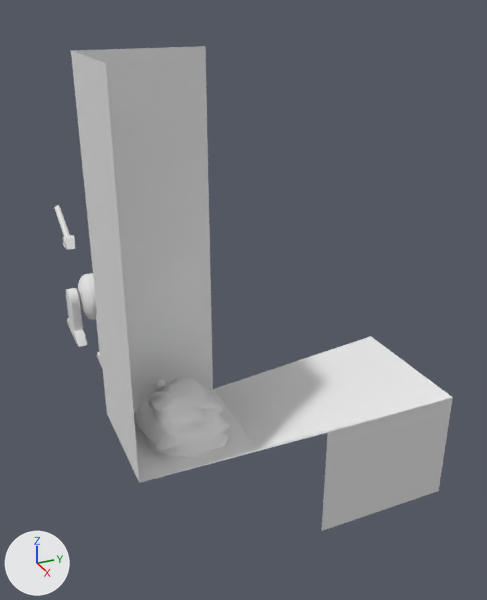
Before and after pictures for a commit that changed the Blender file industries/toyland/toffee_quarry.blend.
Both versions are drawn from a 50 mm lens placed at (9.07, -2.91, 6.74), pointed at (-2.33, 2.22, 1.05). Every picture has the same lights, and +X, +Y and +Z are marked at lower left.

Before the edit, the objects in view are built like this:
```python
me_cube = bpy.data.meshes.new('Cube')
me_cube.from_pydata(...)  # 153 vertices, 144 faces; spans x -0.656..0.76, y -0.712..0.714, z 0.0..0.781
me_cube.polygons.foreach_set('use_smooth', [True] * 144)
me_cube.materials.append(mat_toyland_cargo_toffee)
me_cylinder_007 = bpy.data.meshes.new('Cylinder.007')
me_cylinder_007.from_pydata(...)  # 320 vertices, 289 faces; spans x -0.5..0.5, y -0.5..0.5, z 0.0..0.824
me_cylinder_007.polygons.foreach_set('use_smooth', [True] * 289)
# faces by material slot: [257, 32]
me_cylinder_007.materials.append(mat_toyland_greylight)
me_cylinder_007.materials.append(mat_toyland_cc)
me_plane_002 = bpy.data.meshes.new('Plane.002')
me_plane_002.from_pydata(...)  # 4 vertices, 1 face; spans x -1.0..1.0, y -1.0..1.0, z 0.0
me_plane_002.materials.append(mat_special_shadowonlybackground)
# before: 0 (1.0, -1.0, 0.0) at pixel (139, 482), 1 (-1.0, -1.0, 0.0) at pixel (107, 414), 2 (1.0, 1.0, 0.0) at pixel (259, 449), 3 (-1.0, 1.0, 0.0) at pixel (212, 389)
ob_cube = bpy.data.objects.new('Cube', me_cube)
ob_cube.location = (0.0, 0.0, 0.0)
ob_cylinder_010 = bpy.data.objects.new('Cylinder.010', me_cylinder_007)
ob_cylinder_010.location = (-4.3, 0.0, 0.8)
ob_cylinder_010.rotation_euler = (1.571, 0.0, 0.0)  # degrees (90, 0, 0)
_m = ob_cylinder_010.modifiers.new('Mirror', 'MIRROR')
_m.use_axis = (False, False, True)
_m = ob_cylinder_010.modifiers.new('EdgeSplit', 'EDGE_SPLIT')
ob_plane = bpy.data.objects.new('Plane', me_plane_002)
ob_plane.location = (0.0, 0.0, 0.0)
# also in view: 'Cylinder.009' at (-4.3, 0.0, 0.52); 'Plane.004' at (1.0, 1.0, 3.0)
```
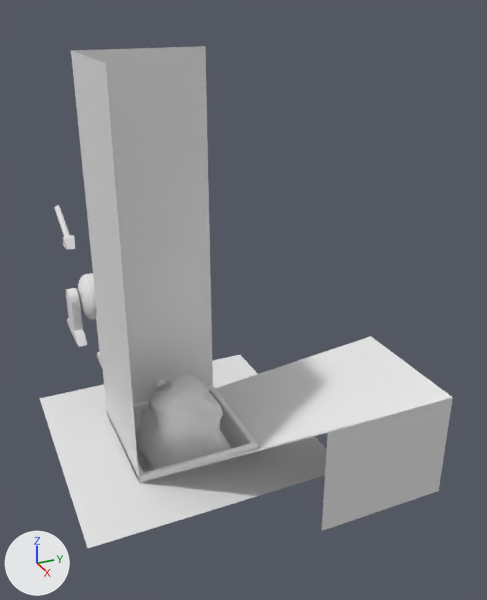
Pixel boxes [x1, y1, x2, y2] of what changed, in the pictures (487 x 600 px):
'Plane', reshaped
    before: [133, 389, 259, 483]
    after: [40, 355, 327, 548]
'Cube', mesh rescaled
    before: [134, 376, 231, 458]
    after: [135, 373, 231, 471]
'Plane.001', added
    after: [107, 385, 259, 483]

The change in detail:
me_cube has 153 vertices, 144 faces and spans x -0.656..0.76, y -0.712..0.714, z 0.0..0.781.
me_cube is used by ob_cube; location (0.0, 0.0, 0.0).
me_cube part 1: the whole mesh is scaled about its middle by (1, 1, 2), then moved by (0.0, 0.0, -0.3).
me_plane_002 has 4 vertices, 1 face and spans x -1.0..1.0, y -1.0..1.0, z 0.0.
me_plane_002 is used by ob_plane; location (0.0, 0.0, 0.0).
Verts and faces of me_plane_002; kept vertices keep their numbers, new ones are numbered from 4.
me_plane_002 no longer uses material mat_special_shadowonlybackground.
Part 2, on me_plane_002:
Faces deleted: (0, 2, 3, 1).
New vertex 4 is at (1.0, 2.0, 0.0).
New vertex 5 is at (1.0, -2.0, 0.0), pixel (72, 501).
New vertex 6 is at (-2.0, 2.0, 0.0), pixel (240, 354).
New vertex 7 is at (-2.0, -2.0, 0.0), pixel (39, 398).
New vertices 8 to 13 stand at vertices 0, 2, 4 to 7, in that order, plus (1.0, 0.0, 0.0).
New vertex 14 is at (-2.0, -1.0, 0.0), pixel (94, 386).
New vertex 15 is at (-2.0, 1.0, 0.0).
New faces: (2, 4, 12, 3), (2, 9, 10, 4), (0, 8, 9, 2), (0, 5, 11, 8), (0, 1, 13, 5), (3, 12, 6, 15).
New faces: (1, 14, 7, 13), (1, 3, 15, 14).
me_plane_002 now uses material mat_special_background.
Mesh me_plane_001 is new.
It has 48 vertices, 46 faces and spans x -1.0..1.0, y -1.0..1.0, z -0.7..0.1.
It uses material mat_special_shadowonlybackground.
Object 'Plane.001' (ob_plane_001) is new; it shows me_plane_001.
Its location is (0.0, 0.0, 0.0).
It gains a BEVEL modifier named 'Bevel'.
Modifier setting: width = 0.02.
Modifier setting: width_pct = 0.02.
Modifier setting: limit_method = 'NONE'.
Modifier setting: spread = 0.0.
